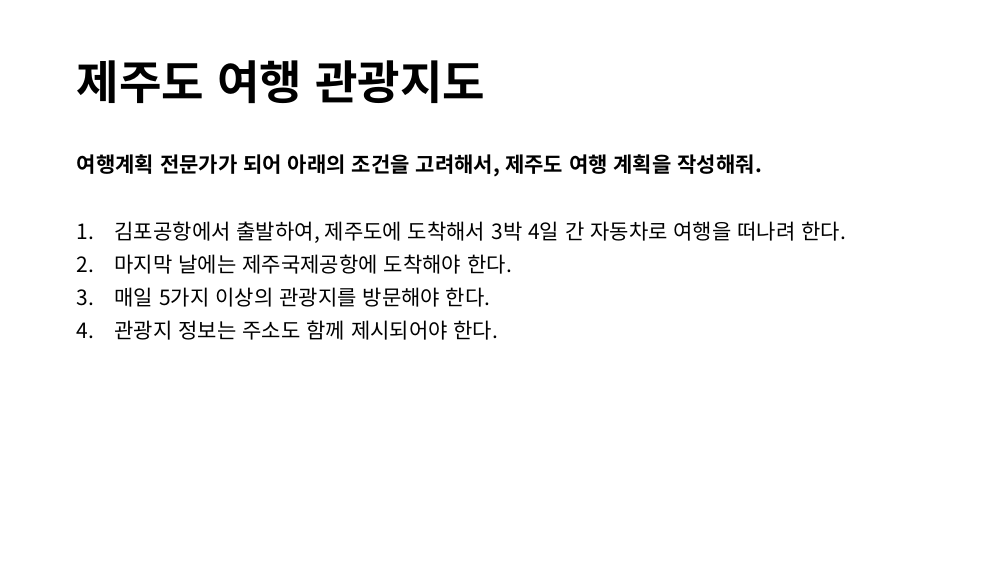
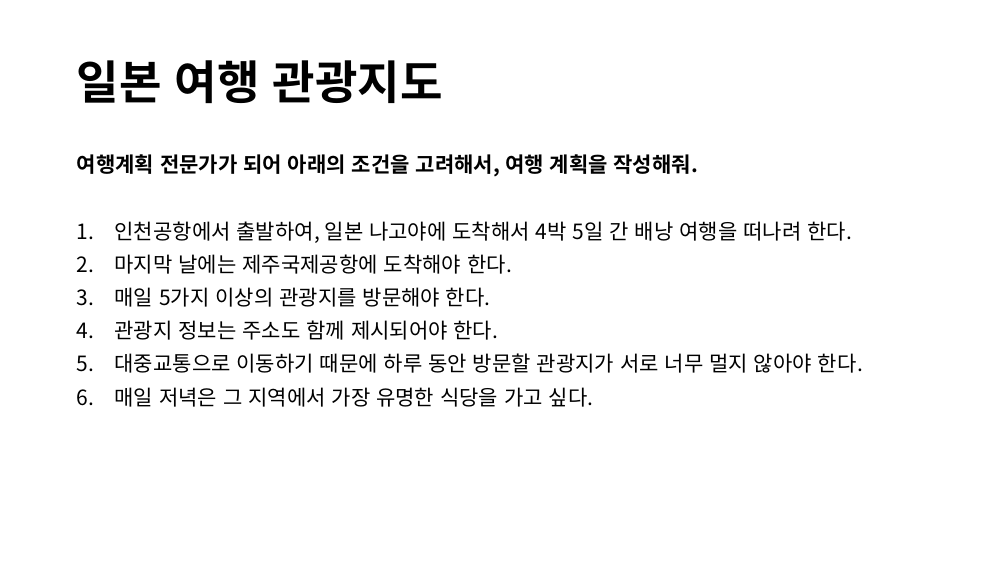
Before and after one commit to lolsaless/Python, a slide deck: slide 5 of 프롬프트 시연.pptx. Drawn at 1008x567 pixels with LibreOffice and Linux fonts; fonts in the diff are those of the drawing. Boxes give left, top, right and bottom in pixels: in the first picture for what was removed or moved away, otherwise in the second. Text is boxed around its words. In the diff, an @@ line names an element or a change of style, - is before the commit and + after.

```diff
--- a/프롬프트 시연.pptx
+++ b/프롬프트 시연.pptx
@@ title at [77, 60, 443, 103]: text changed @@
-제주도 여행 관광지도
+일본 여행 관광지도
@@ text at [77, 154, 852, 243]: text changed @@
-여행계획 전문가가 되어 아래의 조건을 고려해서, 제주도 여행 계획을 작성해줘.
-1. 김포공항에서 출발하여, 제주도에 도착해서 3박 4일 간 자동차로 여행을 떠나려 한다.
+여행계획 전문가가 되어 아래의 조건을 고려해서, 여행 계획을 작성해줘.
+1. 인천공항에서 출발하여, 일본 나고야에 도착해서 4박 5일 간 배낭 여행을 떠나려 한다.
@@ text at [115, 353, 863, 407]: paragraphs added @@
+5. 대중교통으로 이동하기 때문에 하루 동안 방문할 관광지가 서로 너무 멀지 않아야 한다.
+6. 매일 저녁은 그 지역에서 가장 유명한 식당을 가고 싶다.
```
Also in this commit, not shown: 8 other slides changed, 20 other files.
